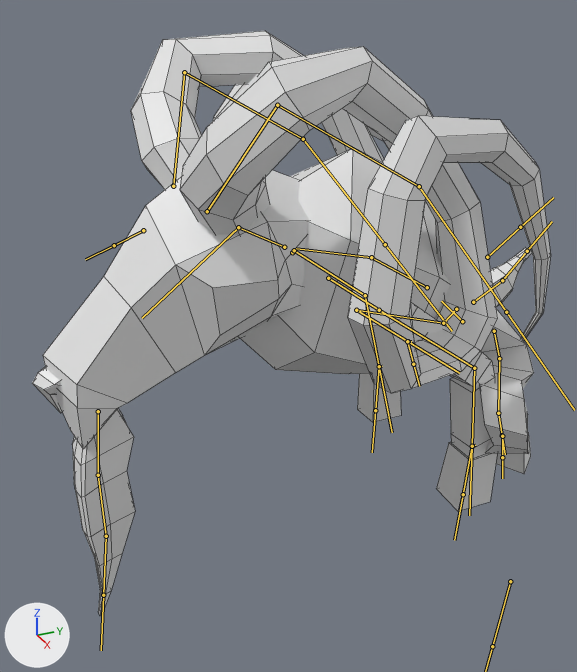
Before and after pictures for a commit that changed the FBX model Assets/Art/3D_models/Characters/goat_01.fbx.
Camera for both pictures: a 50 mm lens placed at (1.519, -1.218, 1.164), pointed at (-0.027, -0.522, 0.39). Every picture has the same lights, and +X, +Y and +Z are marked at lower left. Both versions are drawn at frame 16 of the action 'Armature|walk'; the numbers are the values there. The bones that bend it are drawn over the model as lines. Mesh edges are drawn as thin lines.

In view in the first picture: 'goat_mesh'.
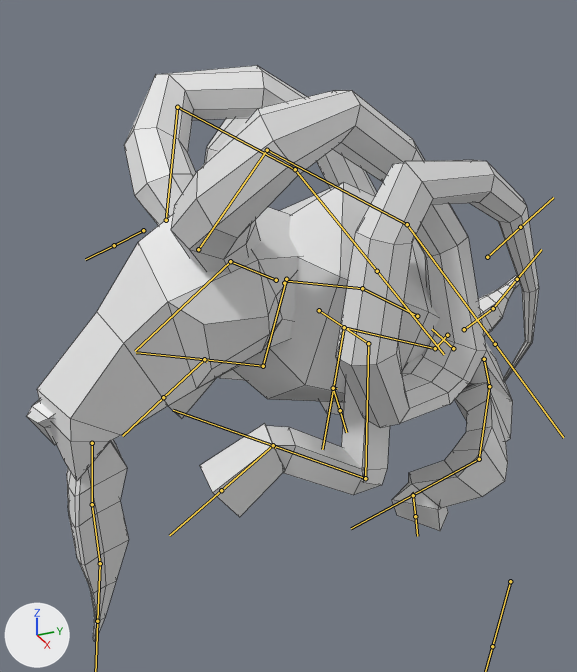
Changed parts and their boxes (x1, y1, x2, y2) in the pictures (577 x 672 px):
'goat_mesh', posed: before (32, 31, 551, 615); after (26, 66, 539, 641)
bone 'root', root to tip: before (462, 321) to (441, 301); after (453, 348) to (432, 329)
bone 'arm_L', root to tip: before (379, 310) to (474, 368); after (368, 343) to (365, 478)
bone 'forearm_L', root to tip: before (474, 368) to (472, 446); after (365, 478) to (273, 445)
bone 'arm_R', root to tip: before (294, 250) to (365, 295); after (286, 279) to (263, 366)
bone 'forearm_R', root to tip: before (365, 295) to (379, 366); after (263, 366) to (204, 359)
bone 'leg1_L', root to tip: before (499, 358) to (498, 413); after (489, 386) to (479, 459)
bone 'leg2_L', root to tip: before (498, 413) to (502, 435); after (479, 459) to (413, 495)
bone 'leg1_R', root to tip: before (443, 323) to (356, 310); after (435, 348) to (344, 327)
bone 'leg2_R', root to tip: before (356, 310) to (408, 341); after (344, 327) to (333, 388)
bone 'IK_leg_L', root to tip: before (502, 435) to (503, 433); after (413, 495) to (414, 492)
bone 'IK_hand_L', root to tip: before (472, 446) to (475, 445); after (273, 445) to (275, 448)
bone 'IK_leg_R', root to tip: before (408, 341) to (411, 341); after (333, 388) to (337, 388)
bone 'IK_hand_R', root to tip: before (379, 366) to (382, 366); after (204, 359) to (207, 362)

The change in detail:
Bone 'root' (bone_root) moves from (0.0, 0.035, 0.175) to (0.0, -0.039, 0.187).
Bone 'arm_L' (bone_arm_l) turns from (-80, 2, 2) to (-81, -62, 4) degrees about its own x, y and z.
Bone 'forearm_L' (bone_forearm_l) turns from (-11, -4, -36) to (-19, -21, -95) degrees about its own x, y and z.
Bone 'arm_R' (bone_arm_r) turns from (-81, -2, 4) to (-76, 60, 2) degrees about its own x, y and z.
Bone 'forearm_R' (bone_forearm_r) turns from (-10, 3, 33) to (-19, 21, 95) degrees about its own x, y and z.
Bone 'leg1_L' (bone_leg1_l) turns from (35, -35, 8) to (110, -65, -92) degrees about its own x, y and z.
Bone 'leg2_L' (bone_leg2_l) turns from (-24, 0, 0) to (34, 0, 0) degrees about its own x, y and z.
Bone 'leg1_R' (bone_leg1_r) turns from (25, 20, -21) to (79, 54, 46) degrees about its own x, y and z.
Bone 'leg2_R' (bone_leg2_r) turns from (-33, 0, 0) to (14, 0, 0) degrees about its own x, y and z.
Bone 'IK_leg_L' (bone_ik_leg_l) moves from (-0.01, -0.014, 0.09) to (-0.149, -0.208, -0.009).
Bone 'IK_hand_L' (bone_ik_hand_l) moves from (-0.48, -0.223, -0.518) to (-0.48, -0.731, -0.385).
Bone 'IK_hand_L' (bone_ik_hand_l) turns from (85, 92, 87) to (-92, 37, -90) degrees about its own x, y and z.
Bone 'IK_leg_R' (bone_ik_leg_r) moves from (-0.018, 0.024, 0.116) to (0.122, -0.17, 0.017).
Bone 'IK_hand_R' (bone_ik_hand_r) moves from (0.492, -0.212, -0.519) to (0.492, -0.724, -0.394).
Bone 'IK_hand_R' (bone_ik_hand_r) turns from (85, -92, -87) to (-92, -37, 90) degrees about its own x, y and z.
